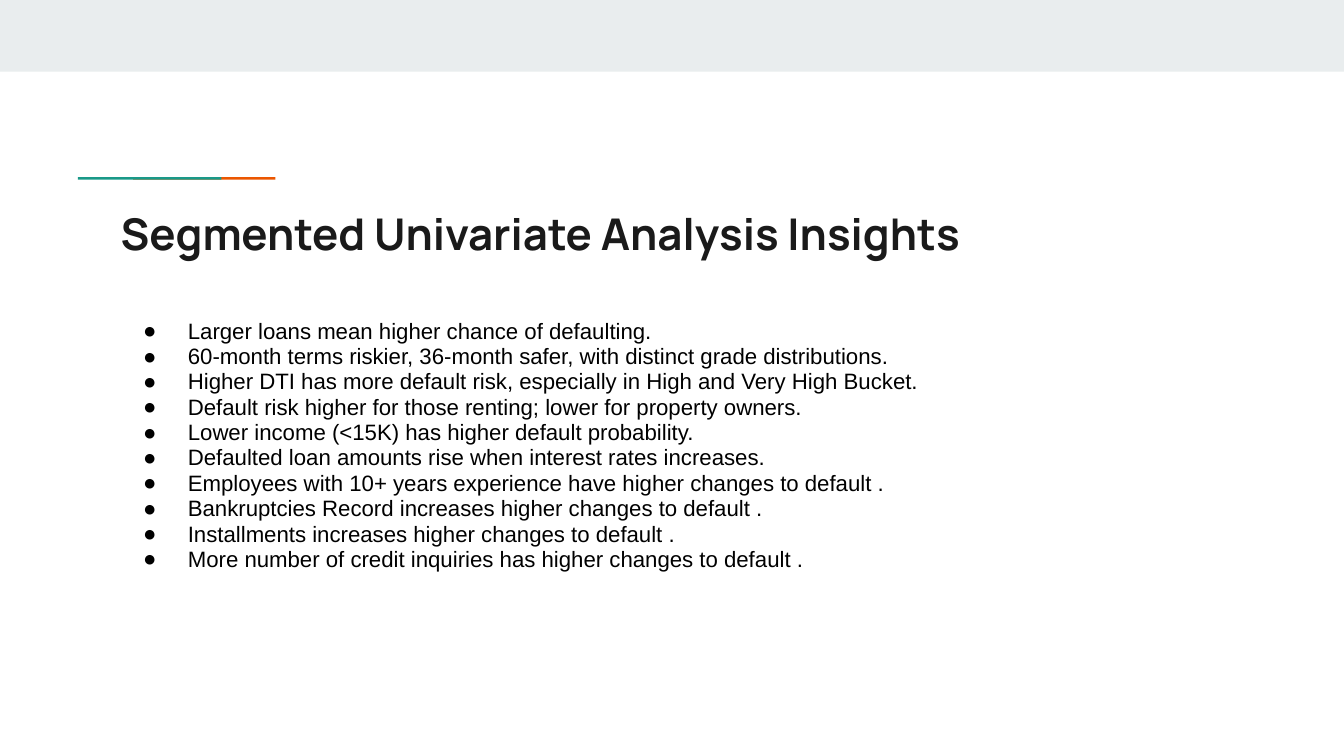
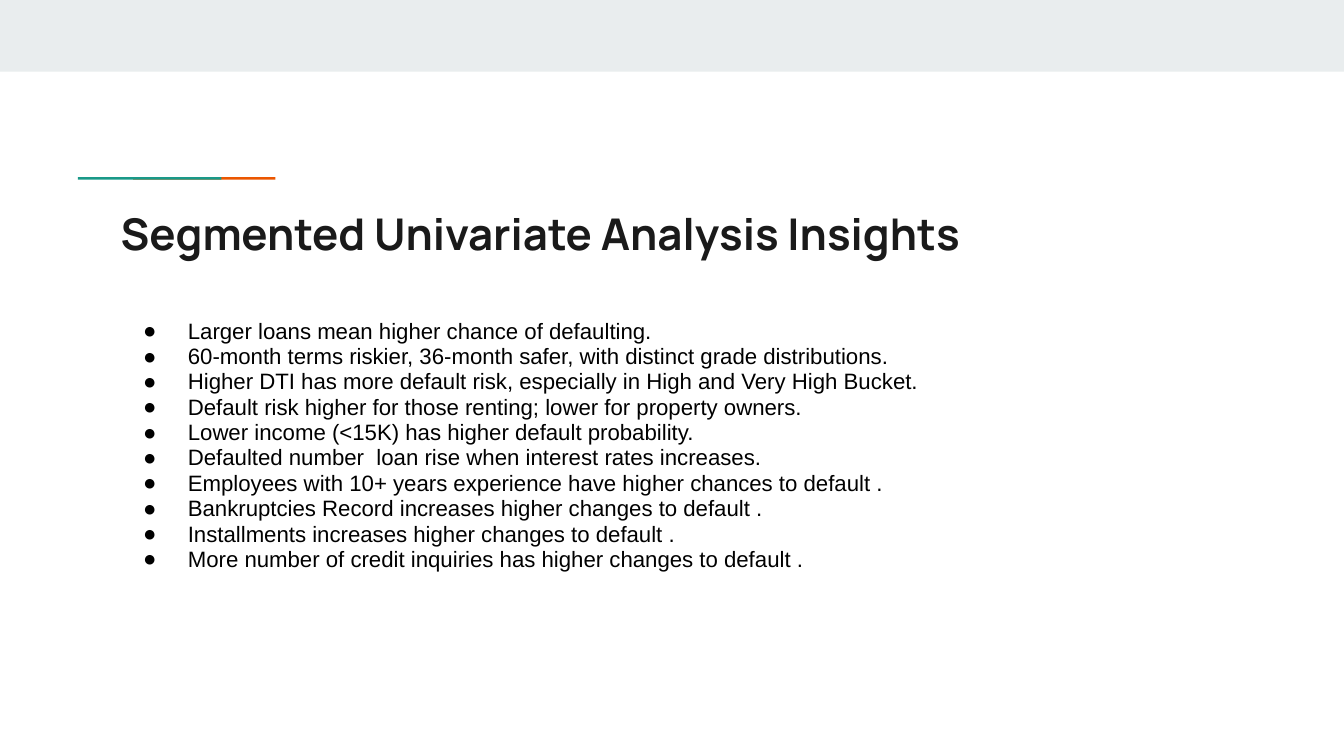
Before and after one commit to parthakrs/LendingCaseStudy, a slide deck: slide 21 of Lending Club Case Study.pptx. Drawn at 1344x756 pixels with LibreOffice and Linux fonts; fonts in the diff are those of the drawing. Boxes give left, top, right and bottom in pixels: in the first picture for what was removed or moved away, otherwise in the second. Text is boxed around its words. In the diff, an @@ line names an element or a change of style, - is before the commit and + after.

```diff
--- a/Lending Club Case Study.pptx
+++ b/Lending Club Case Study.pptx
@@ text at <box>188,449,871,496</box>: text changed @@
-● Defaulted loan amounts rise when interest rates increases.
-● Employees with 10+ years experience have higher changes to default .
+● Defaulted number loan rise when interest rates increases.
+● Employees with 10+ years experience have higher chances to default .
```
Also in this commit, not shown: 9 other slides changed, 2 other files.
